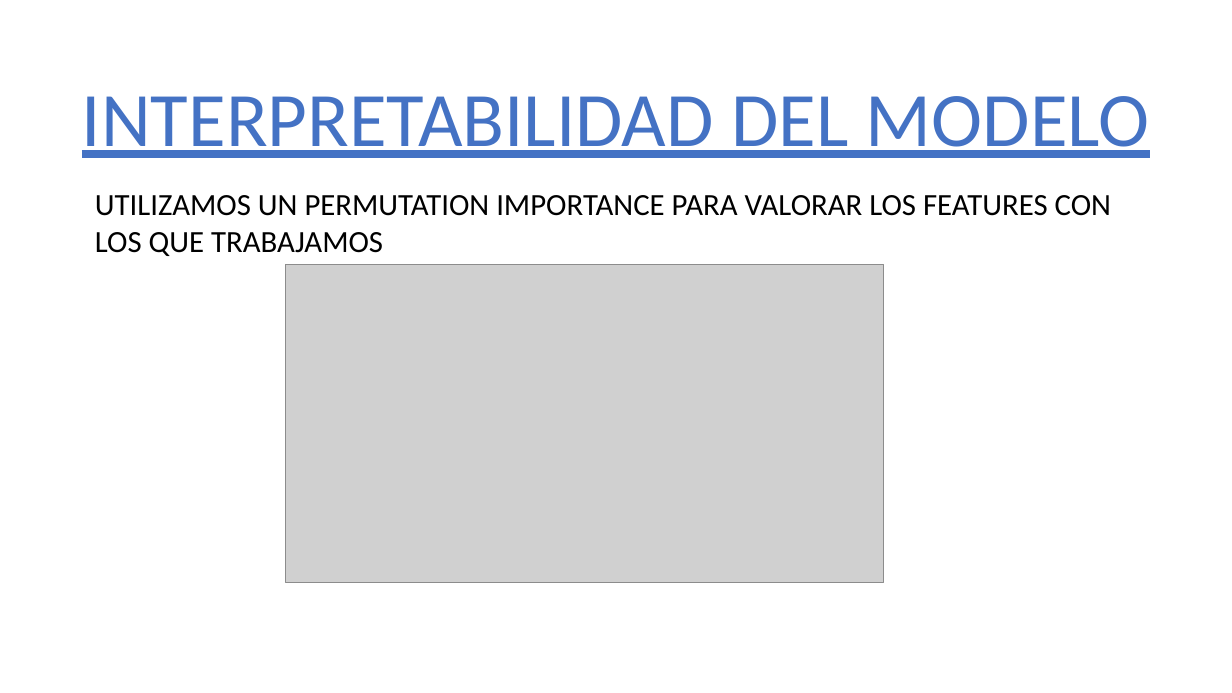
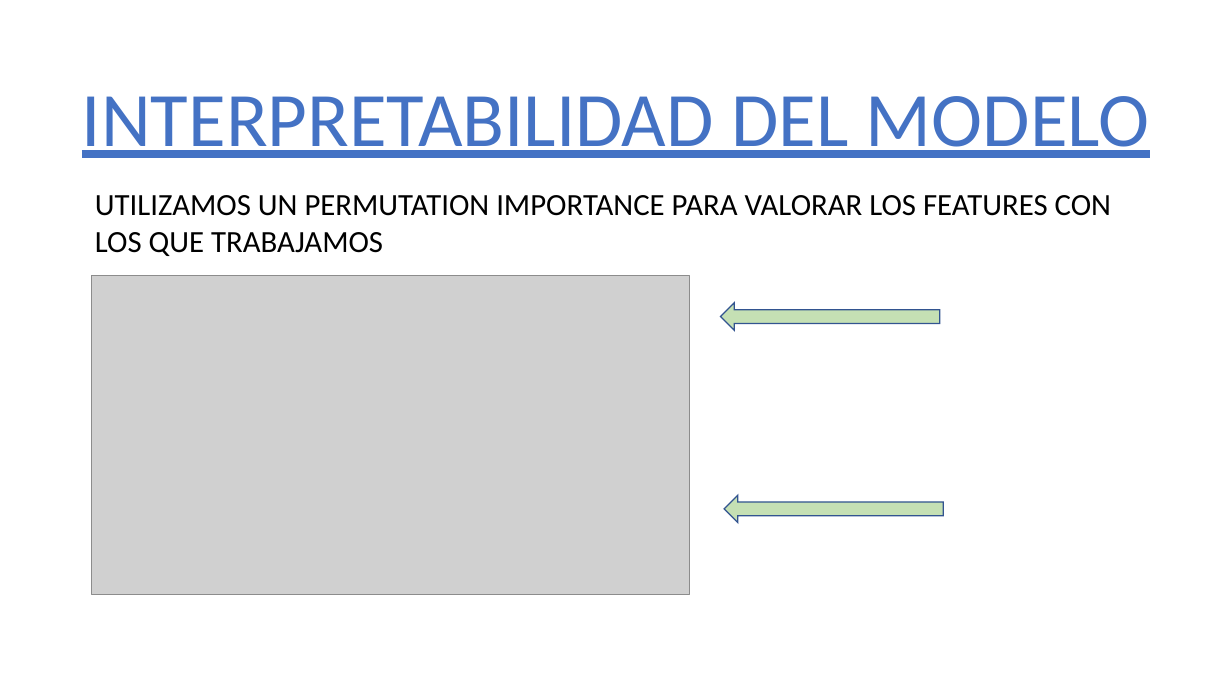
Before and after one commit to 75Engel/Estimacion_tipologia_usuarios_Servicios_Sociales_Ayto_Madrid, a slide deck: slide 14 of Presentacion_projecto.pptx (slide 13 before the commit). Drawn at 1232x693 pixels with LibreOffice and Linux fonts; fonts in the diff are those of the drawing; grey boxes stand for pictures; background and template pictures are left out. Boxes give left, top, right and bottom in pixels: in the first picture for what was removed or moved away, otherwise in the second. Text is boxed around its words. In the diff, an @@ line names an element or a change of style, - is before the commit and + after.

```diff
--- a/Presentacion_projecto.pptx
+++ b/Presentacion_projecto.pptx
@@ picture moved from (x1=286, y1=264, x2=884, y2=582) to (x1=91, y1=276, x2=689, y2=594) @@
@@ left arrow added at (x1=721, y1=303, x2=940, y2=331), fill #C5E0B4, outline #325491 1 pt @@
@@ left arrow added at (x1=725, y1=495, x2=944, y2=523), fill #C5E0B4, outline #325491 1 pt @@
```
Also in this commit, not shown: 10 other slides changed, 3 slides added, 6 slides removed, 7 other files.
